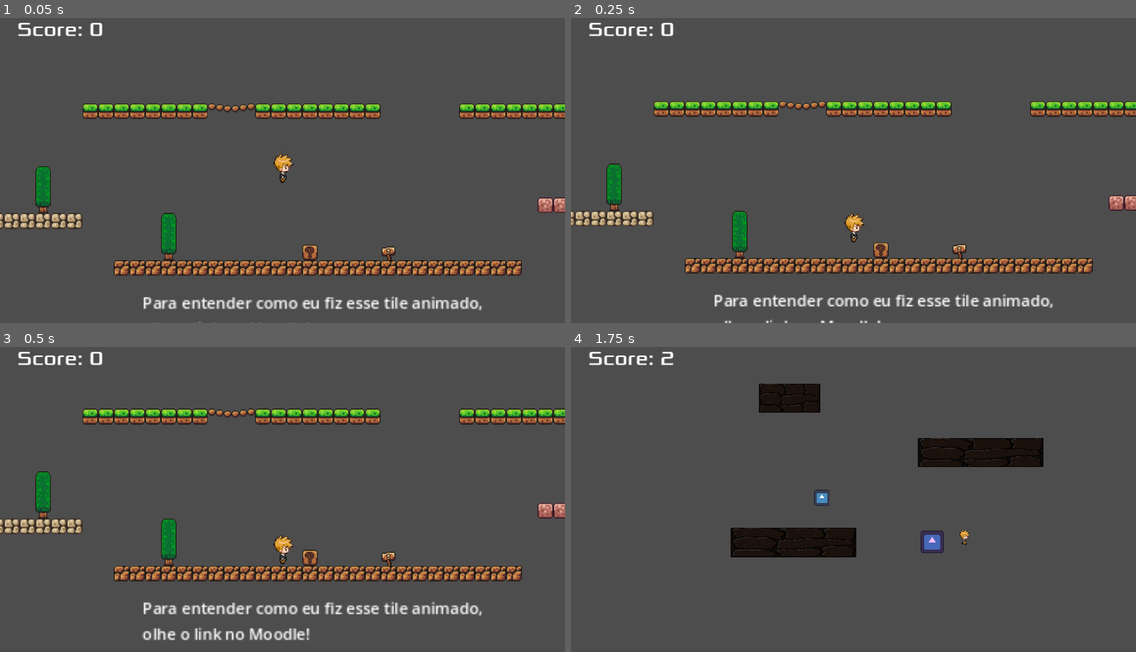
Above: before the commit, frames 1-4 (two rows, left to right).
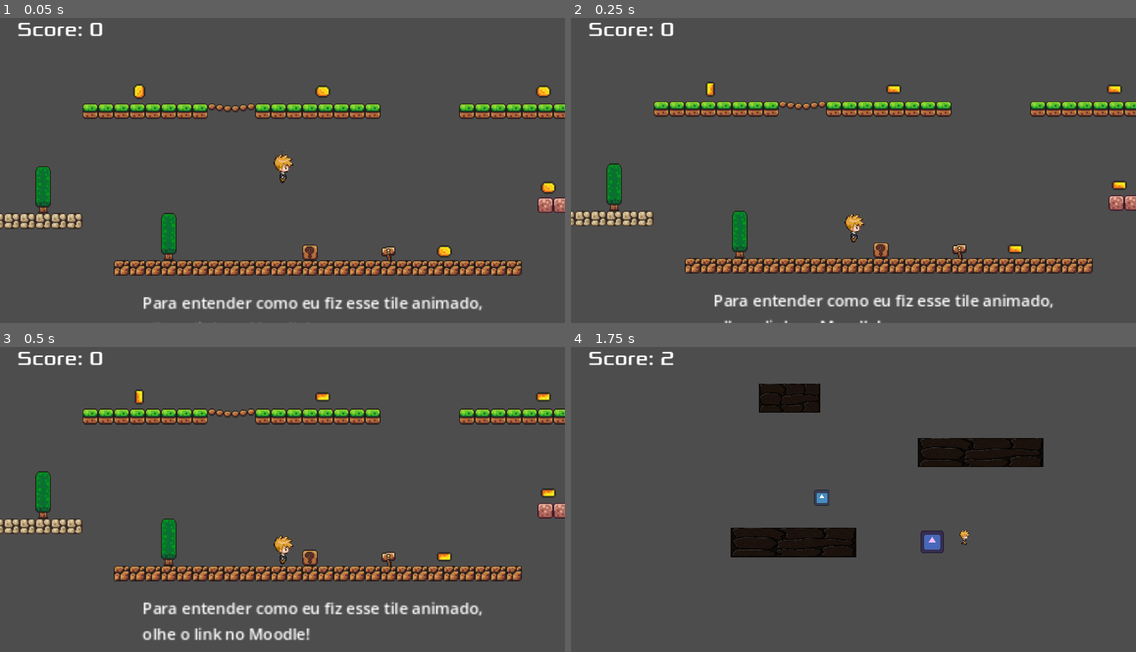
Above: after the commit, the same moments.

Repository: mflash/meujogo20242
Game: Godot game, scene res://scenes/game.tscn
The game is run twice, just before and just after one commit, with the same random seed, the same clock (stepped at 60 frames per second) and the same inputs. The engine's default icon, where the game draws it, is replaced by a stand-in: a white triangle on a blue panel in a dark square.
Inputs (mouse positions are in pixels of both pictures, inside the frame that each line leads up to):
- Up to frame 1 (0.05 s): no input
- Up to frame 2 (0.25 s): no input
- Up to frame 3 (0.5 s): no input
- Up to frame 4 (1.75 s): move the mouse to (977, 478) at 0.52 s; press the mouse at (977, 478) at 0.53 s; hold Right (right) from 0.53 s (still down); tap Space (jump) at 0.77, 1.52 s; move the mouse to (740, 508) at 1.27 s; release the mouse at (740, 508) at 1.28 s; tap F (filter) at 1.35 s

The runs differ from the first frame. In frame 1, 0.4% of the frame differs, in the area x 23-99%, y 21-79%; in frame 2, 0.3%; in frame 3, 0.4%; in frame 4, nothing differs.

Commit message:
Jogador consegue pegar moedinhas (e aumenta score)

Diff:
--- /dev/null
+++ b/objects/coin.gd
@@ -0,0 +1,6 @@
+extends Area2D
+
+
+func _on_body_entered(body):
+	queue_free()
+	get_tree().call_group("pickup", "pickCoin")
--- /dev/null
+++ b/objects/coin.tscn
@@ -0,0 +1,115 @@
+[gd_scene load_steps=17 format=3 uid="uid://bi4j8aojh5xhq"]
+
+[ext_resource type="Texture2D" uid="uid://bng1r3a4ppcv" path="res://sprites/coin.png" id="1_gd8tj"]
+[ext_resource type="Script" path="res://objects/coin.gd" id="1_h4uwu"]
+
+[sub_resource type="AtlasTexture" id="AtlasTexture_juvr0"]
+atlas = ExtResource("1_gd8tj")
+region = Rect2(0, 0, 16, 16)
+
+[sub_resource type="AtlasTexture" id="AtlasTexture_8tl1b"]
+atlas = ExtResource("1_gd8tj")
+region = Rect2(16, 0, 16, 16)
+
+[sub_resource type="AtlasTexture" id="AtlasTexture_5uxe4"]
+atlas = ExtResource("1_gd8tj")
+region = Rect2(32, 0, 16, 16)
+
+[sub_resource type="AtlasTexture" id="AtlasTexture_o576m"]
+atlas = ExtResource("1_gd8tj")
+region = Rect2(48, 0, 16, 16)
+
+[sub_resource type="AtlasTexture" id="AtlasTexture_ttgq8"]
+atlas = ExtResource("1_gd8tj")
+region = Rect2(64, 0, 16, 16)
+
+[sub_resource type="AtlasTexture" id="AtlasTexture_ppyei"]
+atlas = ExtResource("1_gd8tj")
+region = Rect2(80, 0, 16, 16)
+
+[sub_resource type="AtlasTexture" id="AtlasTexture_tugls"]
+atlas = ExtResource("1_gd8tj")
+region = Rect2(96, 0, 16, 16)
+
+[sub_resource type="AtlasTexture" id="AtlasTexture_qnny3"]
+atlas = ExtResource("1_gd8tj")
+region = Rect2(112, 0, 16, 16)
+
+[sub_resource type="AtlasTexture" id="AtlasTexture_21f53"]
+atlas = ExtResource("1_gd8tj")
+region = Rect2(128, 0, 16, 16)
+
+[sub_resource type="AtlasTexture" id="AtlasTexture_q11pr"]
+atlas = ExtResource("1_gd8tj")
+region = Rect2(144, 0, 16, 16)
+
+[sub_resource type="AtlasTexture" id="AtlasTexture_f7vod"]
+atlas = ExtResource("1_gd8tj")
+region = Rect2(160, 0, 16, 16)
+
+[sub_resource type="AtlasTexture" id="AtlasTexture_mb6x3"]
+atlas = ExtResource("1_gd8tj")
+region = Rect2(176, 0, 16, 16)
+
+[sub_resource type="SpriteFrames" id="SpriteFrames_o35v3"]
+animations = [{
+"frames": [{
+"duration": 1.0,
+"texture": SubResource("AtlasTexture_juvr0")
+}, {
+"duration": 1.0,
+"texture": SubResource("AtlasTexture_8tl1b")
+}, {
+"duration": 1.0,
+"texture": SubResource("AtlasTexture_5uxe4")
+}, {
+"duration": 1.0,
+"texture": SubResource("AtlasTexture_o576m")
+}, {
+"duration": 1.0,
+"texture": SubResource("AtlasTexture_ttgq8")
+}, {
+"duration": 1.0,
+"texture": SubResource("AtlasTexture_ppyei")
+}, {
+"duration": 1.0,
+"texture": SubResource("AtlasTexture_tugls")
+}, {
+"duration": 1.0,
+"texture": SubResource("AtlasTexture_qnny3")
+}, {
+"duration": 1.0,
+"texture": SubResource("AtlasTexture_21f53")
+}, {
+"duration": 1.0,
+"texture": SubResource("AtlasTexture_q11pr")
+}, {
+"duration": 1.0,
+"texture": SubResource("AtlasTexture_f7vod")
+}, {
+"duration": 1.0,
+"texture": SubResource("AtlasTexture_mb6x3")
+}],
+"loop": true,
+"name": &"default",
+"speed": 5.0
+}]
+
+[sub_resource type="CircleShape2D" id="CircleShape2D_lqg7n"]
+radius = 6.0
+
+[node name="Coin" type="Area2D"]
+script = ExtResource("1_h4uwu")
+
+[node name="Coin" type="AnimatedSprite2D" parent="."]
+scale = Vector2(1.5, 1.5)
+sprite_frames = SubResource("SpriteFrames_o35v3")
+autoplay = "default"
+frame = 1
+frame_progress = 0.547962
+
+[node name="CollisionShape2D" type="CollisionShape2D" parent="."]
+visible = false
+shape = SubResource("CircleShape2D_lqg7n")
+
+[connection signal="body_entered" from="." to="." method="_on_body_entered"]
--- a/scenes/game.gd
+++ b/scenes/game.gd
@@ -39,3 +39,6 @@
 	currentScene = res.instantiate()
 	sceneLimit = null
 	add_child(currentScene)
+
+func pickCoin():
+	$HUD/ScoreLabel.updateScore()
--- a/scenes/game.tscn
+++ b/scenes/game.tscn
@@ -5,7 +5,7 @@
 [ext_resource type="FontFile" uid="uid://dnpcqg26ipo83" path="res://fonts/Xolonium-Regular.ttf" id="5_8xphc"]
 [ext_resource type="Script" path="res://label.gd" id="6_l1bdc"]
 
-[node name="Game" type="Node2D" groups=["HUD"]]
+[node name="Game" type="Node2D" groups=["HUD", "pickup"]]
 script = ExtResource("1_wtgob")
 
 [node name="HUD" type="CanvasLayer" parent="."]
--- a/scenes/level1.tscn
+++ b/scenes/level1.tscn
@@ -1,7 +1,8 @@
-[gd_scene load_steps=4 format=4 uid="uid://5k0x2dotccin"]
+[gd_scene load_steps=5 format=4 uid="uid://5k0x2dotccin"]
 
 [ext_resource type="PackedScene" uid="uid://cs70yf64lqbo8" path="res://scenes/player.tscn" id="2_t0mr6"]
 [ext_resource type="AudioStream" uid="uid://8d2abqossqn6" path="res://SFX/Chiptune_Adventures_1.ogg" id="4_np4xl"]
+[ext_resource type="PackedScene" uid="uid://bi4j8aojh5xhq" path="res://objects/coin.tscn" id="4_p38er"]
 [ext_resource type="TileSet" uid="uid://c0h570x0j8nne" path="res://scenes/tileset1.tres" id="4_rltfu"]
 
 [node name="Level" type="Node"]
@@ -49,4 +50,32 @@
 text = "Para entender como eu fiz esse tile animado,
 olhe o link no Moodle!"
 
+[node name="Coins" type="Node" parent="."]
+
+[node name="Coin" parent="Coins" instance=ExtResource("4_p38er")]
+position = Vector2(344, 422)
+
+[node name="Coin2" parent="Coins" instance=ExtResource("4_p38er")]
+position = Vector2(506, 308)
+
+[node name="Coin3" parent="Coins" instance=ExtResource("4_p38er")]
+position = Vector2(693, 308)
+rotation = 1.5708
+
+[node name="Coin4" parent="Coins" instance=ExtResource("4_p38er")]
+position = Vector2(918, 308)
+rotation = 1.5708
+
+[node name="Coin5" parent="Coins" instance=ExtResource("4_p38er")]
+position = Vector2(1014, 406)
+rotation = 1.5708
+
+[node name="Coin6" parent="Coins" instance=ExtResource("4_p38er")]
+position = Vector2(923, 406)
+rotation = 1.5708
+
+[node name="Coin7" parent="Coins" instance=ExtResource("4_p38er")]
+position = Vector2(817, 471)
+rotation = 1.5708
+
 [editable path="Player"]
